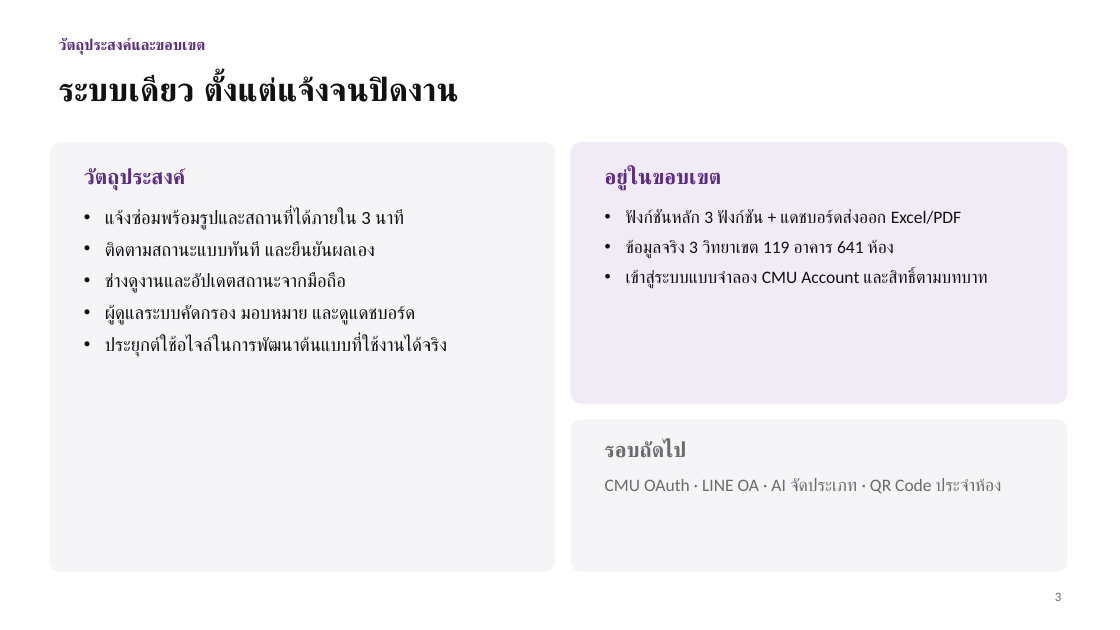
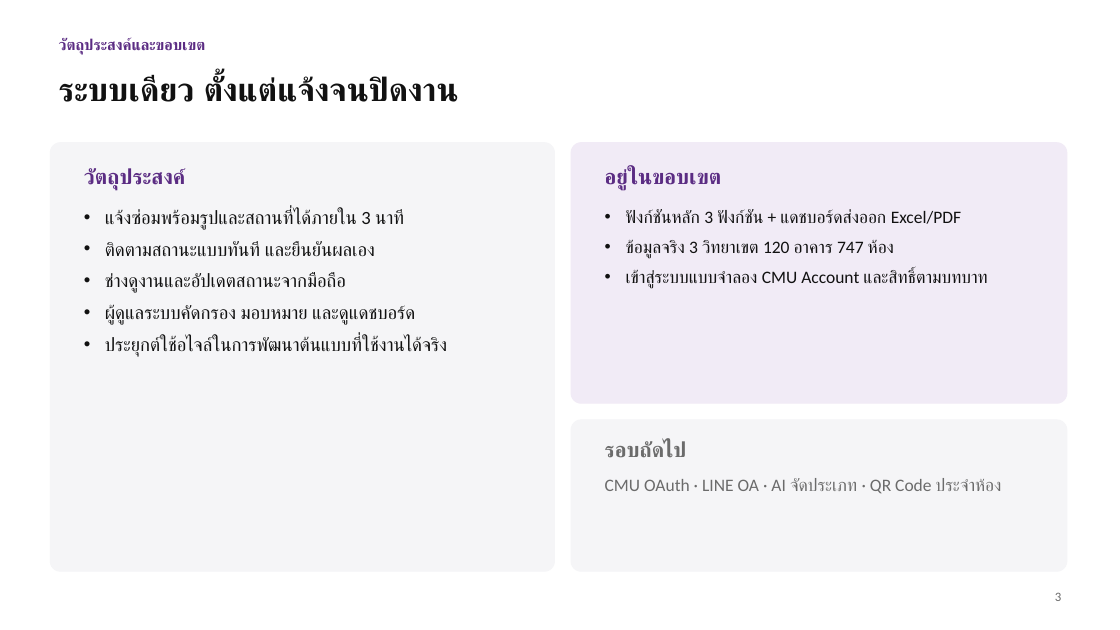
Before and after one commit to Nexzerf/SmartCMUMaintenanceSystem, a slide deck: slide 3 of report/out/สไลด์-ระบบแจ้งซ่อม-มช.pptx. Drawn at 1120x630 pixels with LibreOffice and Linux fonts; fonts in the diff are those of the drawing. Boxes give left, top, right and bottom in pixels: in the first picture for what was removed or moved away, otherwise in the second. Text is boxed around its words. In the diff, an @@ line names an element or a change of style, - is before the commit and + after.

```diff
--- a/report/out/สไลด์-ระบบแจ้งซ่อม-มช.pptx
+++ b/report/out/สไลด์-ระบบแจ้งซ่อม-มช.pptx
@@ text at [626,240,894,259]: text changed @@
-• ข้อมูลจริง 3 วิทยาเขต 119 อาคาร 641 ห้อง
+• ข้อมูลจริง 3 วิทยาเขต 120 อาคาร 747 ห้อง
```
Also in this commit, not shown: 1 other slide changed, 19 other files.
